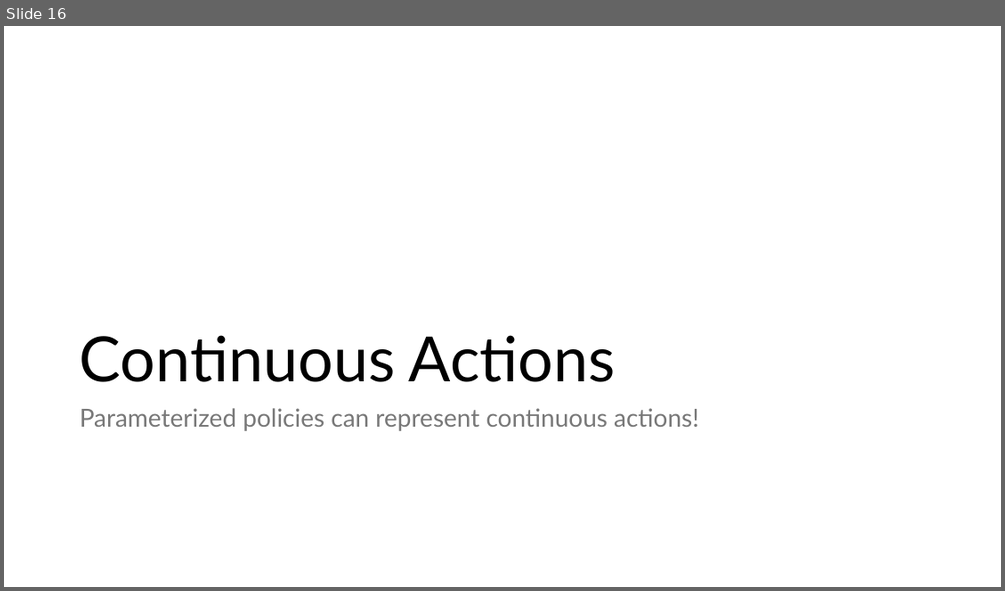
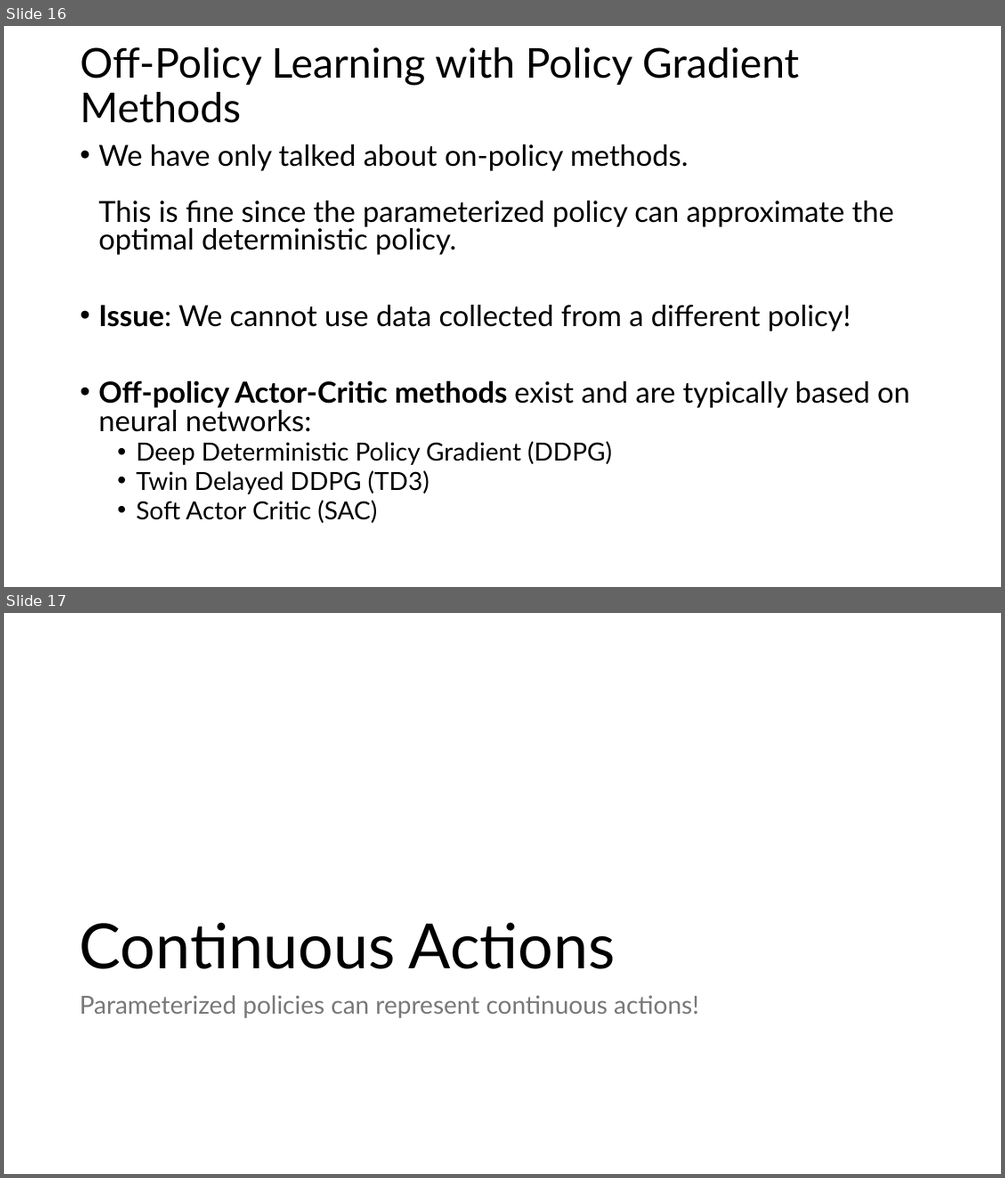
Before and after one commit to mhahsler/Introduction_to_Reinforcement_Learning, a slide deck: slides/Lecture_Chapter13.pptx. Shown one above the other, each under a label of ours: slide 16 before the commit, slides 16 and 17 after it. The pictures are 1005x591 and 1005x1178 pixels, drawn with LibreOffice and Linux fonts; fonts in the diff are those of the drawing. Boxes give left, top, right and bottom in pixels: in the first picture for what was removed or moved away, otherwise in the second. Text is boxed around its words. In the diff, an @@ line names an element or a change of style, - is before the commit and + after.

Commit message:
added off-policy.

```diff
--- a/slides/Lecture_Chapter13.pptx
+++ b/slides/Lecture_Chapter13.pptx
@@ slide 16 added at [4, 26, 1001, 587], background #FFFFFF @@
@@ title added at [80, 47, 799, 123], 39.6 pt, text #000000 @@
+Off-Policy Learning with Policy Gradient Methods
@@ text added at [98, 144, 910, 523], 28 pt, text #000000 @@
+• We have only talked about on-policy methods.
+  This is fine since the parameterized policy can approximate the optimal deterministic policy.
+• Issue: We cannot use data collected from a different policy!
+• Off-policy Actor-Critic methods exist and are typically based on neural networks:
+  • Deep Deterministic Policy Gradient (DDPG)
+  • Twin Delayed DDPG (TD3)
+  • Soft Actor Critic (SAC)
@@ what was slide 16 is now slide 17 @@
```
Also in this commit, not shown: 1 other file.
